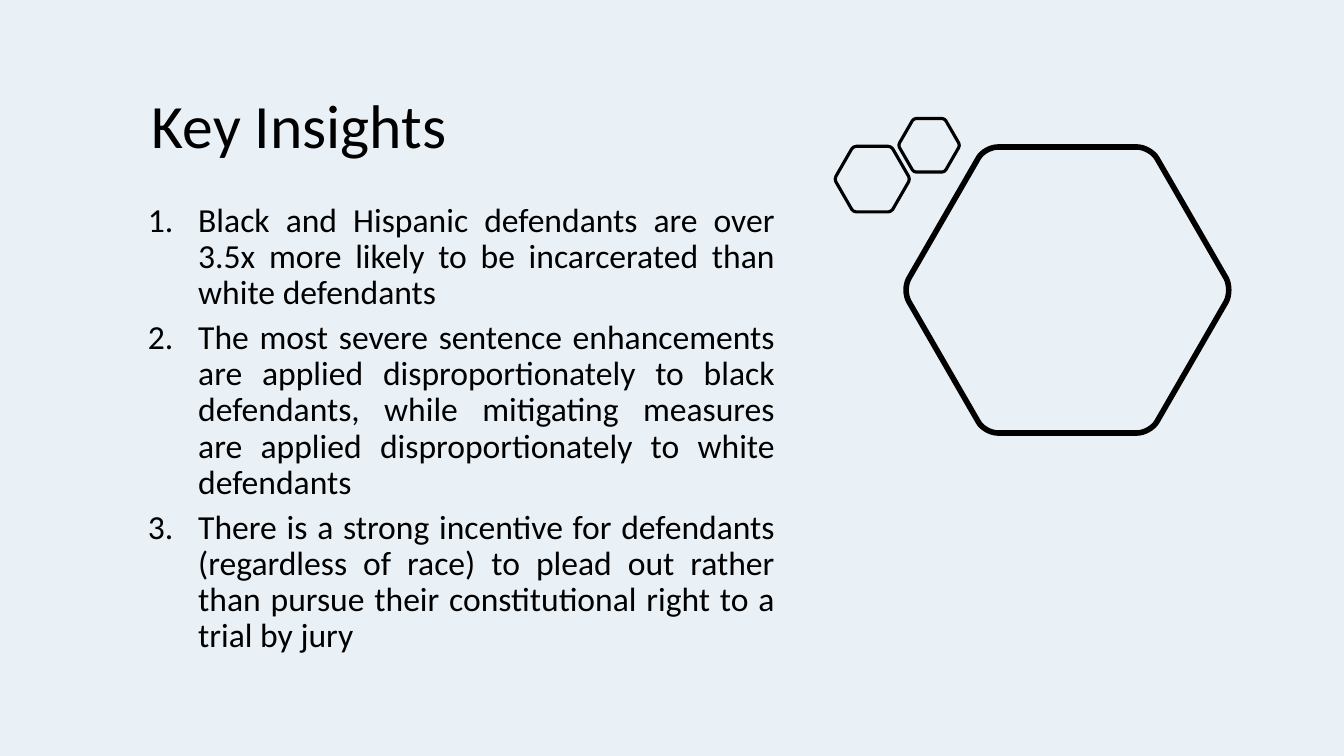
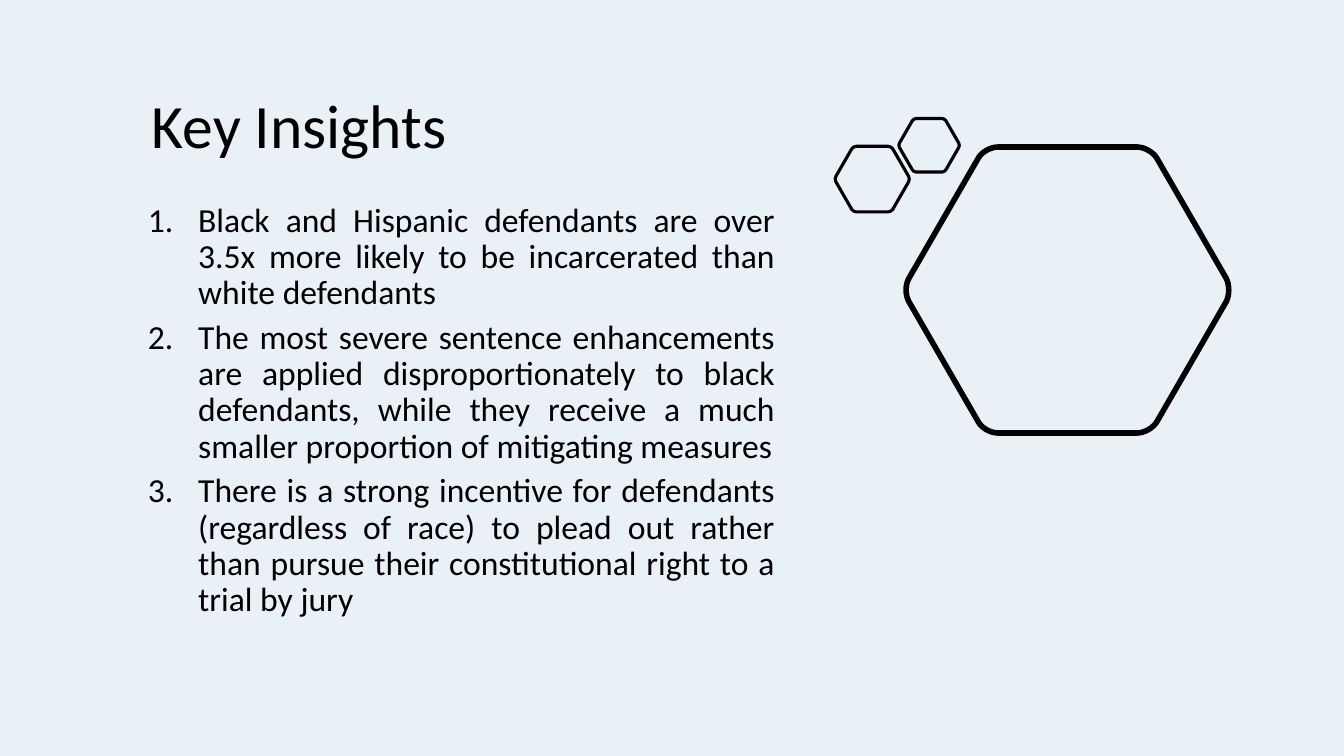
Before and after one commit to jenwhitson/sentencing_project, a slide deck: slide 18 of Presentation.pptx. Drawn at 1344x756 pixels with LibreOffice and Linux fonts; fonts in the diff are those of the drawing. Boxes give left, top, right and bottom in pixels: in the first picture for what was removed or moved away, otherwise in the second. Text is boxed around its words. In the diff, an @@ line names an element or a change of style, - is before the commit and + after.

```diff
--- a/Presentation.pptx
+++ b/Presentation.pptx
@@ text at box(198, 325, 775, 464): text changed @@
-2. The most severe sentence enhancements are applied disproportionately to black defendants, while mitigating measures are applied disproportionately to white defendants
+2. The most severe sentence enhancements are applied disproportionately to black defendants, while they receive a much smaller proportion of mitigating measures
```
Also in this commit, not shown: 8 other slides changed.
